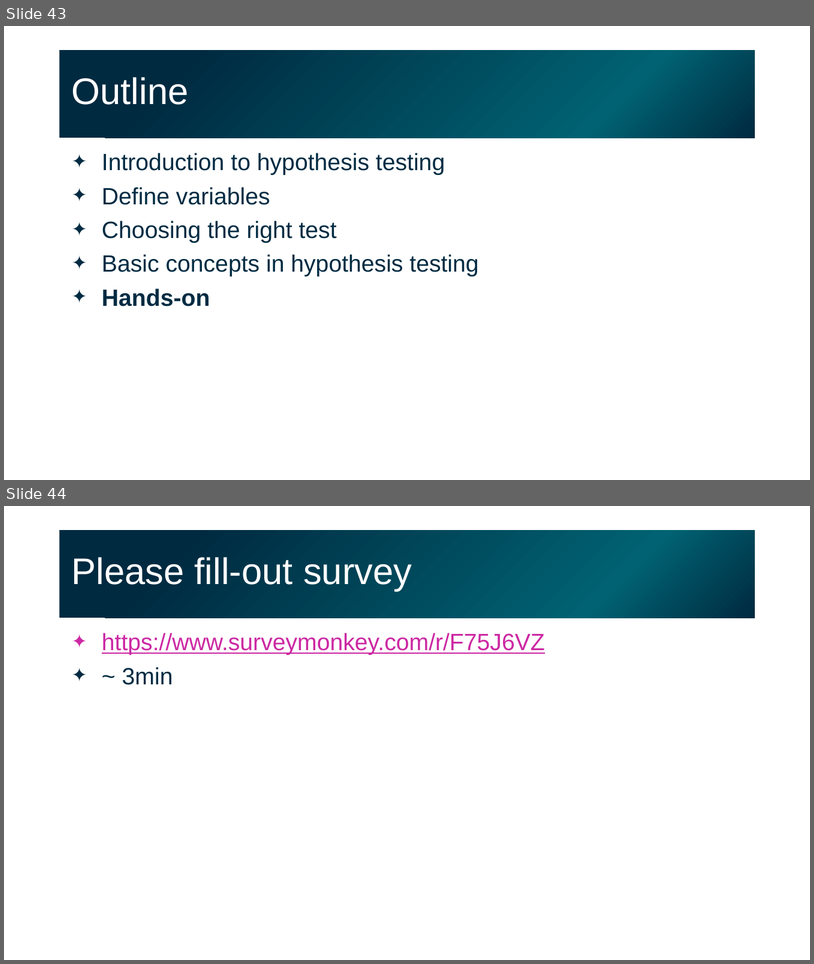
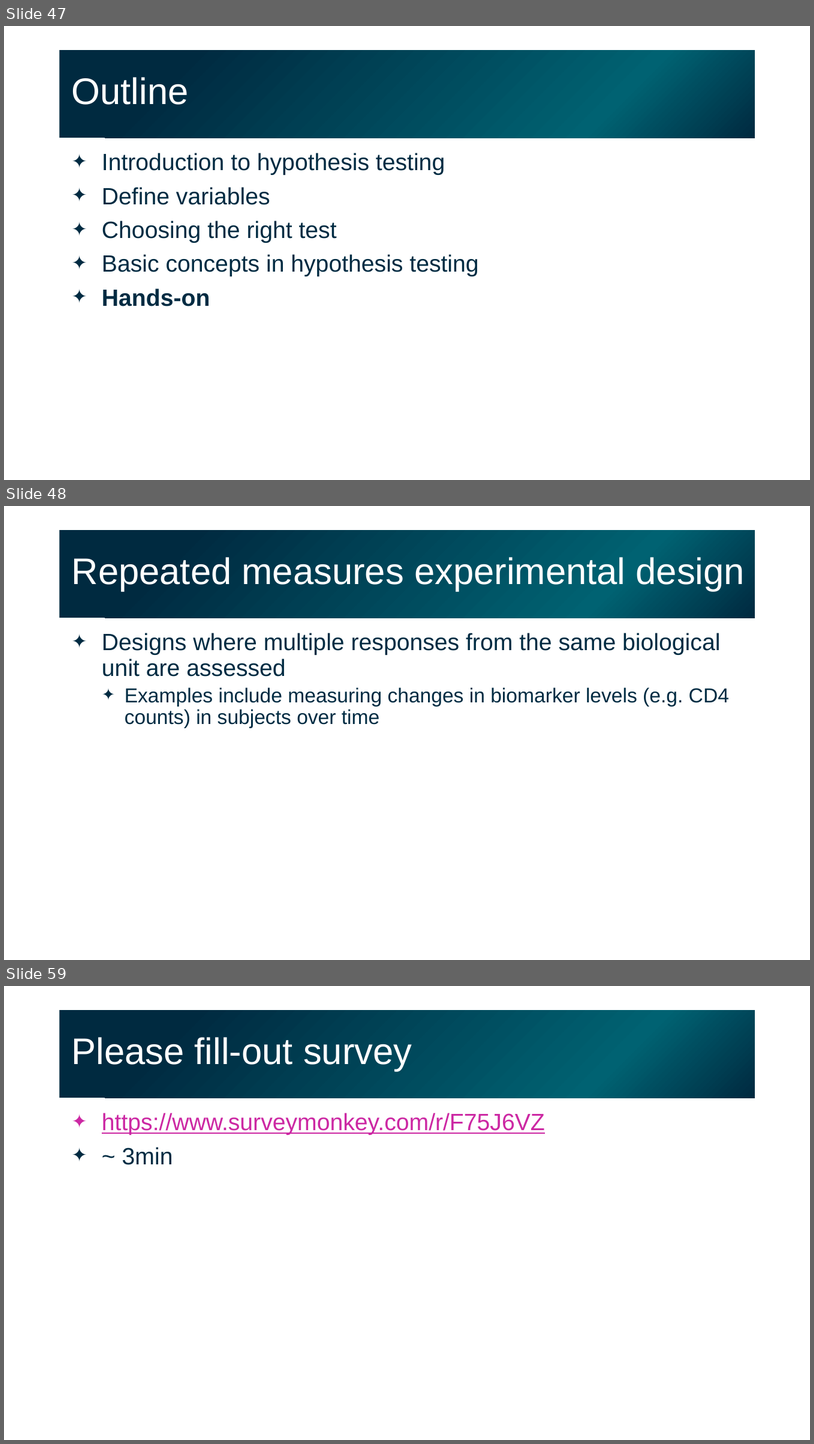
Before and after one commit to gladstone-institutes/Bioinformatics-Workshops, a slide deck: hypothesis-testing/HypothesisTesting.pptx. Shown one above the other, each under a label of ours: slides 43 and 44 before the commit, slides 47, 48 and 59 after it; the slides between them are not shown. The pictures are 814x964 and 814x1444 pixels, drawn with LibreOffice and Linux fonts; fonts in the diff are those of the drawing. Boxes give left, top, right and bottom in pixels: in the first picture for what was removed or moved away, otherwise in the second. Text is boxed around its words. In the diff, an @@ line names an element or a change of style, - is before the commit and + after.

```diff
--- a/hypothesis-testing/HypothesisTesting.pptx
+++ b/hypothesis-testing/HypothesisTesting.pptx
@@ slide 48 added at (4, 506, 810, 960), background #FFFFFF @@
@@ title added at (60, 530, 755, 618), fill gradient #002A40 to #006272, 44 pt, text #FFFFFF @@
+Repeated measures experimental design
@@ text added at (102, 633, 729, 728), 24 pt, text #002B42 @@
+✦ Designs where multiple responses from the same biological unit are assessed
+  ✦ Examples include measuring changes in biomarker levels (e.g. CD4 counts) in subjects over time
@@ what was slide 43 is now slide 47 @@
@@ what was slide 44 is now slide 59 @@
```
Also in this commit, not shown: 3 slides changed, 14 other slides added.
